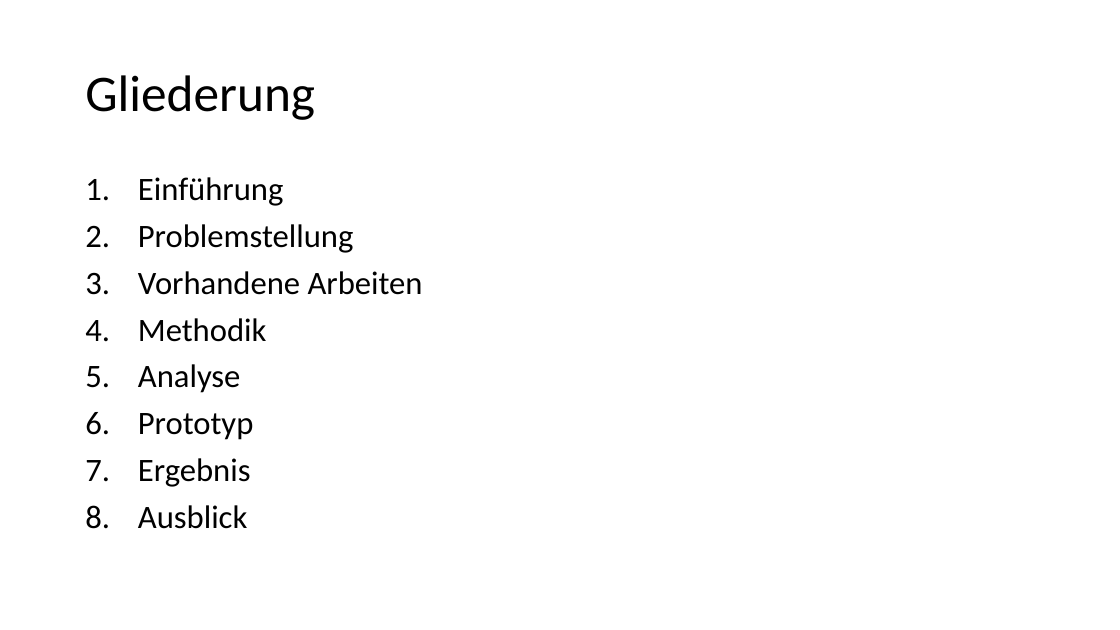
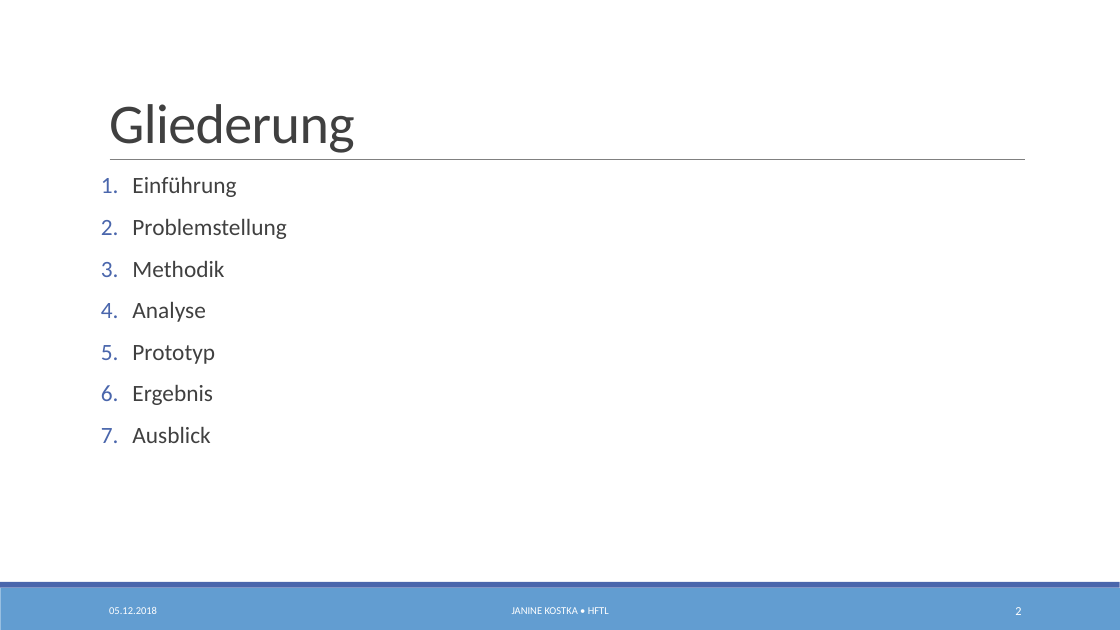
Before and after one commit to qn0x/Bachelor-s-Thesis, a slide deck: slide 2 of presentation/presentation.pptx. Drawn at 1120x630 pixels with LibreOffice and Linux fonts; fonts in the diff are those of the drawing. Boxes give left, top, right and bottom in pixels: in the first picture for what was removed or moved away, otherwise in the second. Text is boxed around its words. In the diff, an @@ line names an element or a change of style, - is before the commit and + after.

```diff
--- a/presentation/presentation.pptx
+++ b/presentation/presentation.pptx
@@ title "Gliederung": place and size @@
-title "Gliederung" at bbox=[85, 75, 315, 120]
+title "Gliederung" at bbox=[109, 104, 354, 153]
@@ title "Gliederung" at bbox=[109, 104, 354, 153]: size 44 to 48 pt, text colour #000000 to #404040, letter spacing 0 to -0.5 pt; line spacing 0.9 to 0.85; vertical alignment middle to bottom @@
@@ text "Einführung" at bbox=[132, 177, 286, 443]: size 28 to 20 pt, text colour #000000 to #404040; indent changed; more space between paragraphs @@
@@ line added from (110, 160) to (1026, 160), #808080 0.5 pt @@
@@ text at bbox=[138, 271, 423, 295]: paragraph removed @@
-3. Vorhandene Arbeiten
@@ rectangle added at bbox=[0, 588, 1120, 630], fill #629DD1 @@
@@ rectangle added at bbox=[0, 582, 1120, 588], fill #4A66AC @@
@@ text added at bbox=[109, 607, 157, 614], 9 pt, text #FFFFFF @@
+05.12.2018
@@ text added at bbox=[512, 607, 609, 614], 9 pt, text #FFFFFF @@
+JANINE KOSTKA • HFTL
@@ page number added at bbox=[1015, 607, 1021, 615], 10.5 pt, text #FFFFFF @@
+2
```
Also in this commit, not shown: 32 slides added, 9 slides removed.
